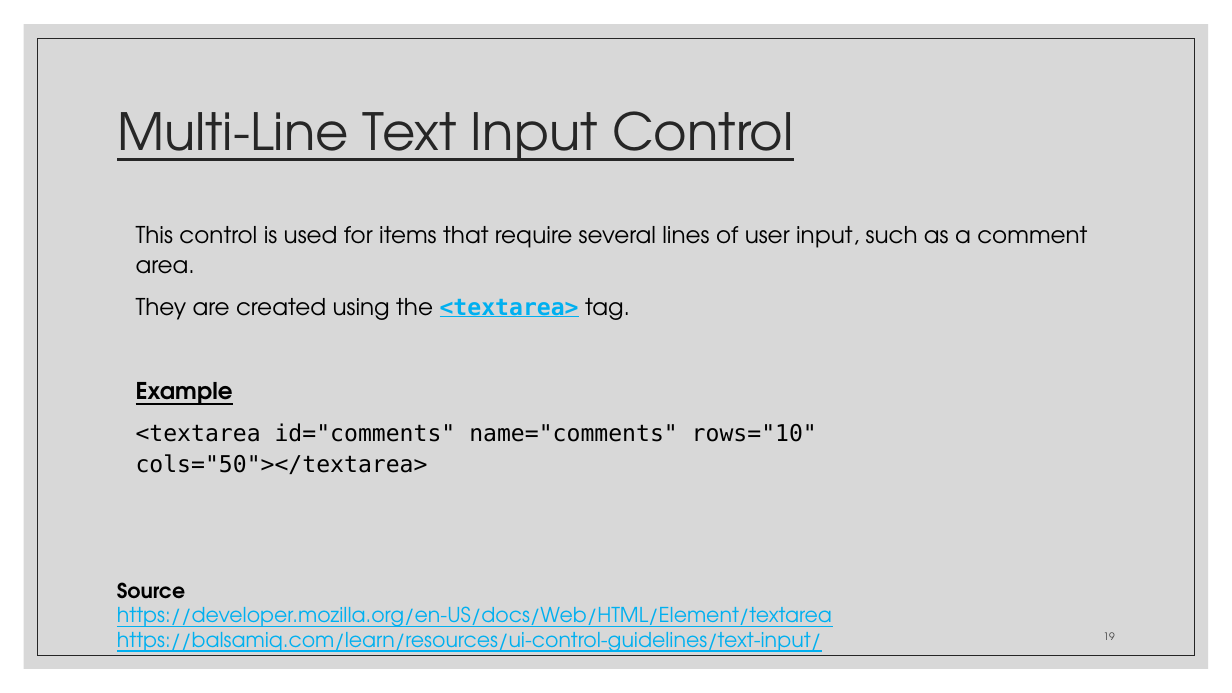
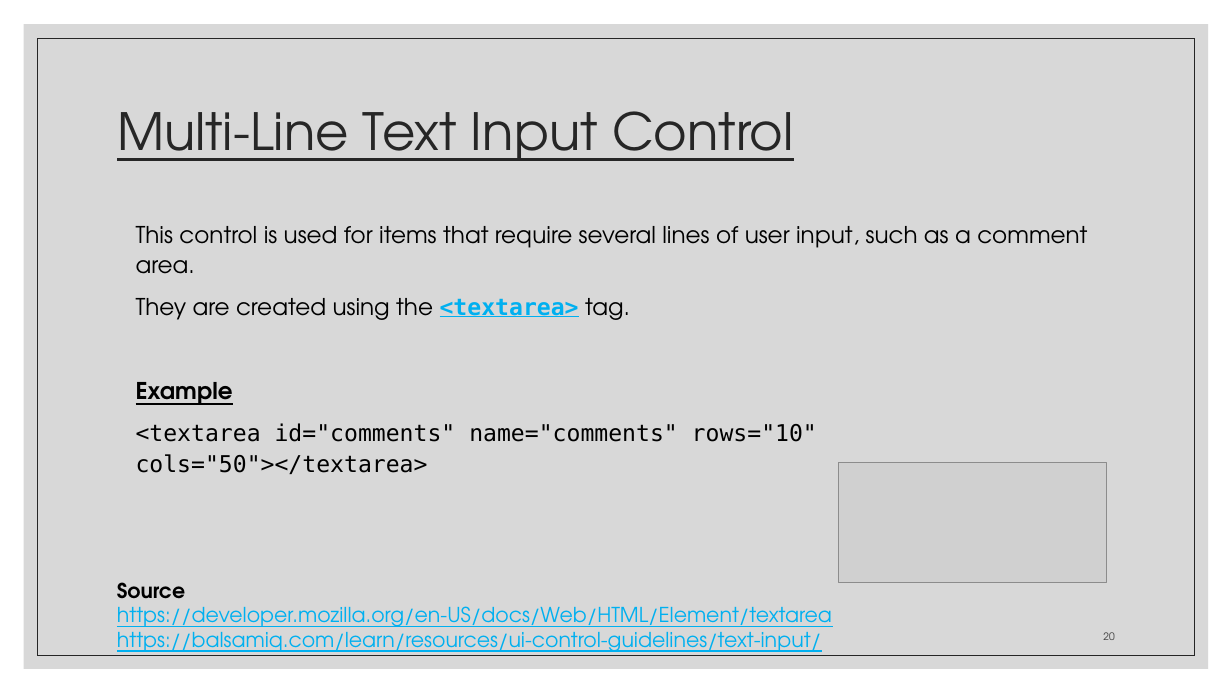
Before and after one commit to zackstotts/base-node-curriculum, a slide deck: slide 20 of unit_00/html_review/02 HTML Forms.pptx (slide 19 before the commit). Drawn at 1232x693 pixels with LibreOffice and Linux fonts; fonts in the diff are those of the drawing; grey boxes stand for pictures. Boxes give left, top, right and bottom in pixels: in the first picture for what was removed or moved away, otherwise in the second. Text is boxed around its words. In the diff, an @@ line names an element or a change of style, - is before the commit and + after.

Commit message:
Adding more form controls

```diff
--- a/unit_00/html_review/02 HTML Forms.pptx
+++ b/unit_00/html_review/02 HTML Forms.pptx
@@ picture added at (x1=838, y1=462, x2=1106, y2=582) @@
@@ page number at (x1=1103, y1=632, x2=1114, y2=640): text changed @@
-19
+20
```
Also in this commit, not shown: 6 other slides changed, 2 slides added, 1 slide removed, 1 other file.
